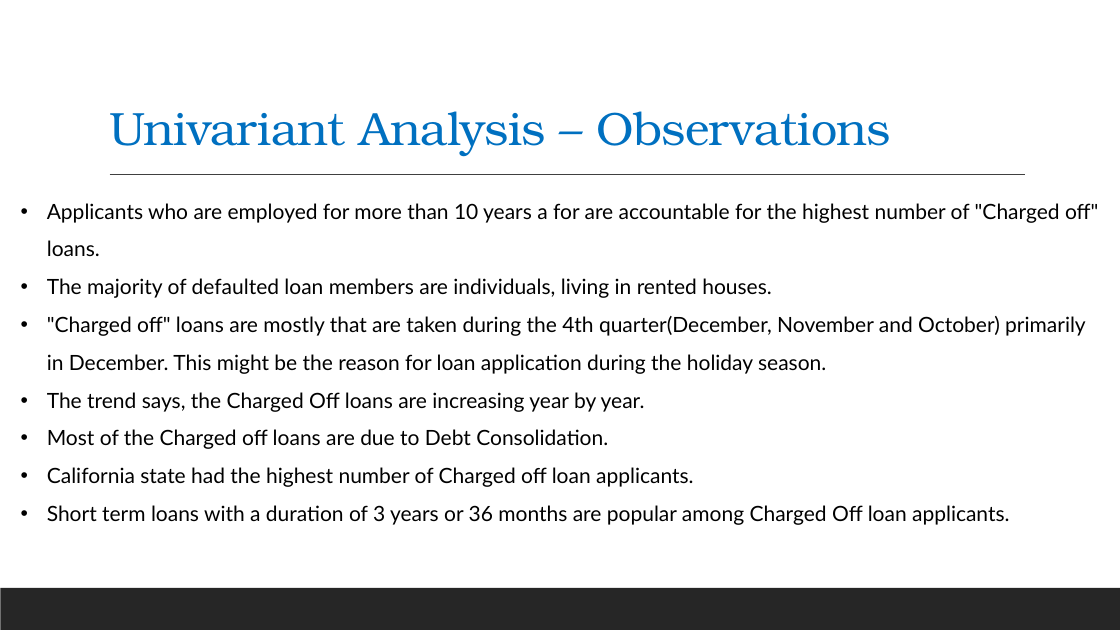
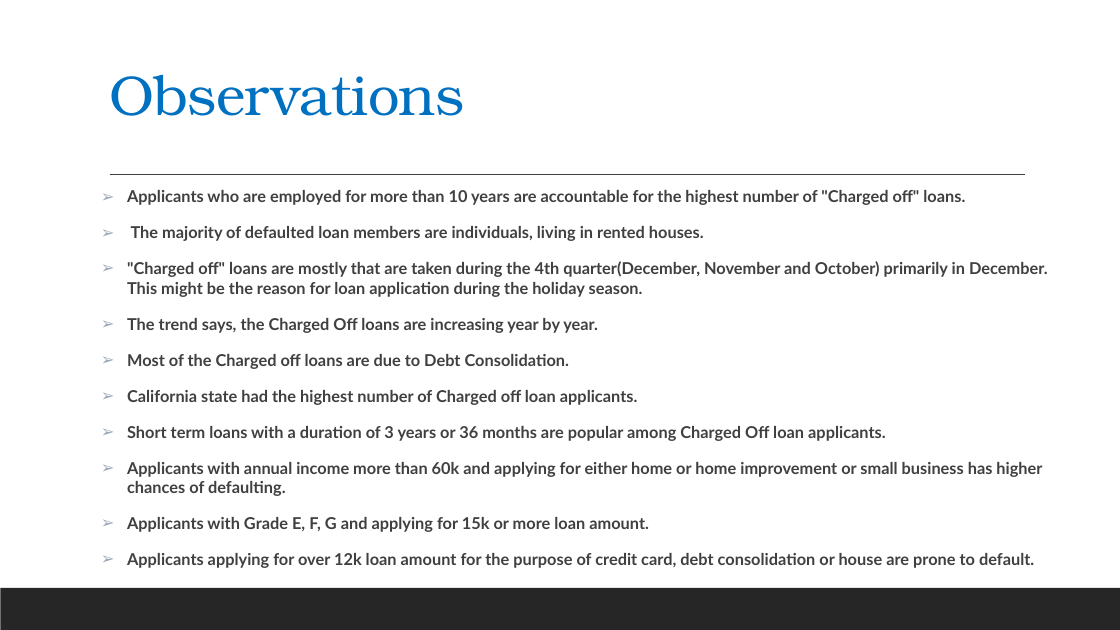
Before and after one commit to mrsivanandareddy/lending-club-case-study, a slide deck: slide 13 of Lending_Club_Case_Study.pptx (slide 15 before the commit). Drawn at 1120x630 pixels with LibreOffice and Linux fonts; fonts in the diff are those of the drawing. Boxes give left, top, right and bottom in pixels: in the first picture for what was removed or moved away, otherwise in the second. Text is boxed around its words. In the diff, an @@ line names an element or a change of style, - is before the commit and + after.

```diff
--- a/Lending_Club_Case_Study.pptx
+++ b/Lending_Club_Case_Study.pptx
@@ title at (x1=109, y1=75, x2=464, y2=116): text changed; size 40 to 48 pt @@
-Univariant Analysis – Observations
+Observations
@@ text "Applicants who are employed for ..." moved from (x1=47, y1=203, x2=1098, y2=525) to (x1=127, y1=190, x2=1048, y2=568) @@
@@ text at (x1=127, y1=190, x2=965, y2=205): text changed; size 18 to 14 pt; text colour #000000 to #404040; bold on @@
-• Applicants who are employed for more than 10 years a for are accountable for the highest number of "Charged off" loans.
+➢ Applicants who are employed for more than 10 years are accountable for the highest number of "Charged off" loans.
@@ text at (x1=127, y1=226, x2=1048, y2=441): size 18 to 14 pt, text colour #000000 to #404040, bold on in "The majority of defaulted loan members are ...", ""Charged off" loans are mostly that are ...", "The trend says, the Charged Off loans ...", "Most of the Charged off loans are ..." and 2 more places; bullet • to ➢; line spacing 1.5 to 1; more space between paragraphs @@
@@ text at (x1=127, y1=462, x2=1042, y2=568): paragraphs added @@
+➢ Applicants with annual income more than 60k and applying for either home or home improvement or small business has higher chances of defaulting.
+➢ Applicants with Grade E, F, G and applying for 15k or more loan amount.
+➢ Applicants applying for over 12k loan amount for the purpose of credit card, debt consolidation or house are prone to default.
```
Also in this commit, not shown: 9 other slides changed, 1 slide added, 16 slides removed, 1 other file.
